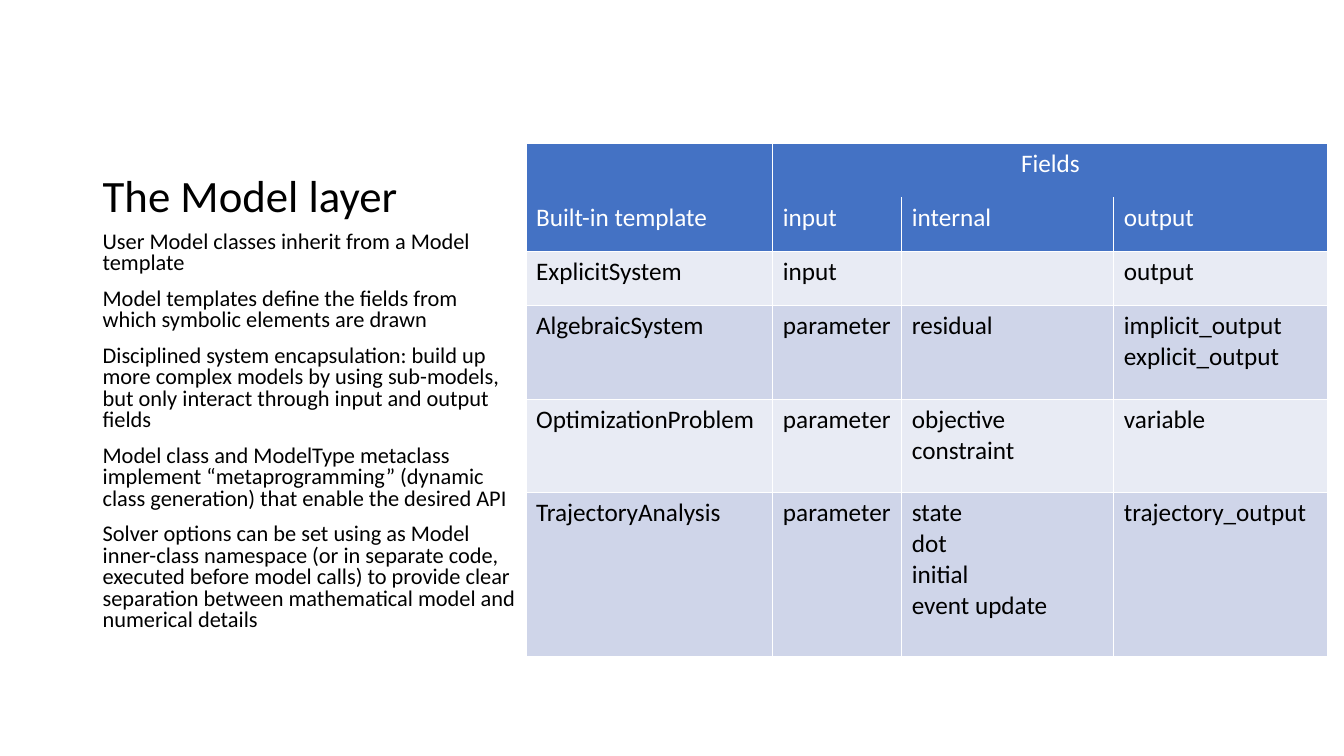
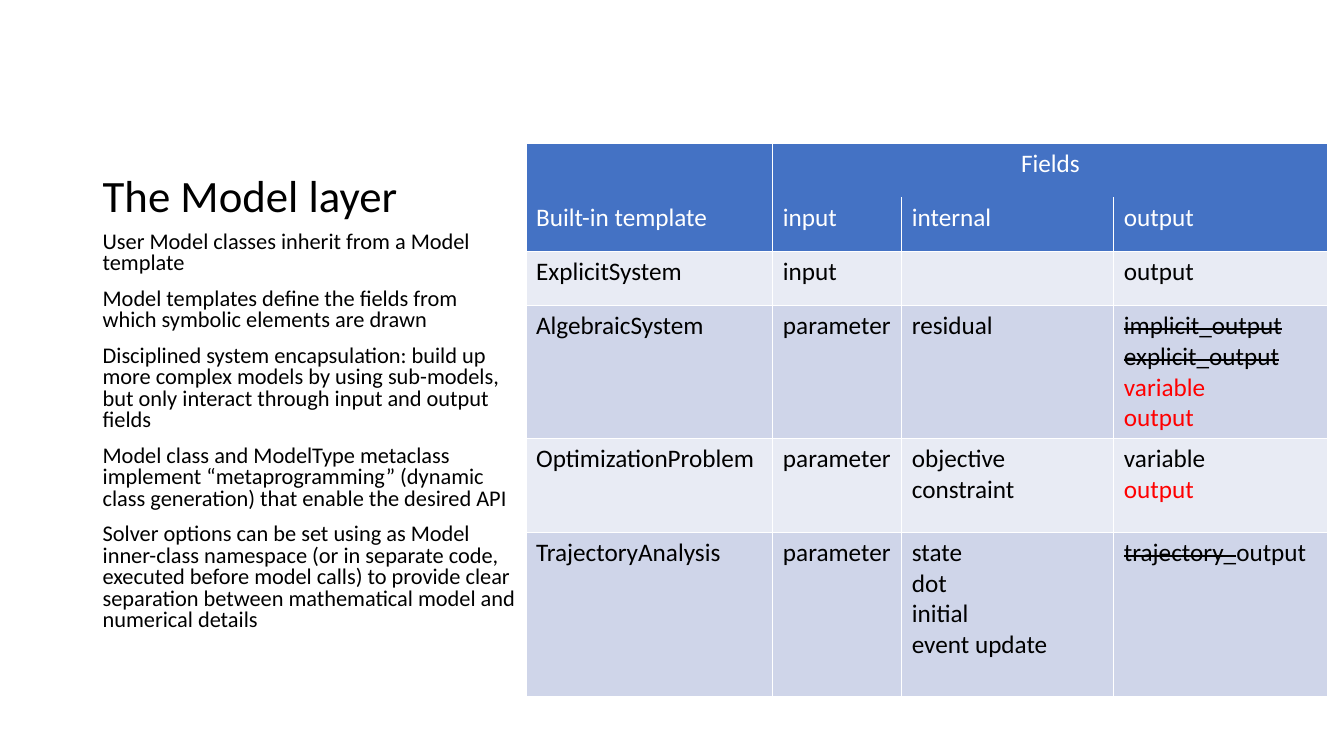
Before and after one commit to nlistgarten/condor, a slide deck: slide 12 of design/condor.pptx. Drawn at 1344x756 pixels with LibreOffice and Linux fonts; fonts in the diff are those of the drawing. Boxes give left, top, right and bottom in pixels: in the first picture for what was removed or moved away, otherwise in the second. Text is boxed around its words. In the diff, an @@ line names an element or a change of style, - is before the commit and + after.

```diff
--- a/design/condor.pptx
+++ b/design/condor.pptx
@@ table at (526, 143, 1329, 692) @@
-row 4, column 4: implicit_output explicit_output
+row 4, column 4: implicit_output explicit_output / variable / output
-row 5, column 4: variable
+row 5, column 4: variable / output
@@ strikethrough on in "trajectory_output" @@
```
Also in this commit, not shown: 5 other files.
